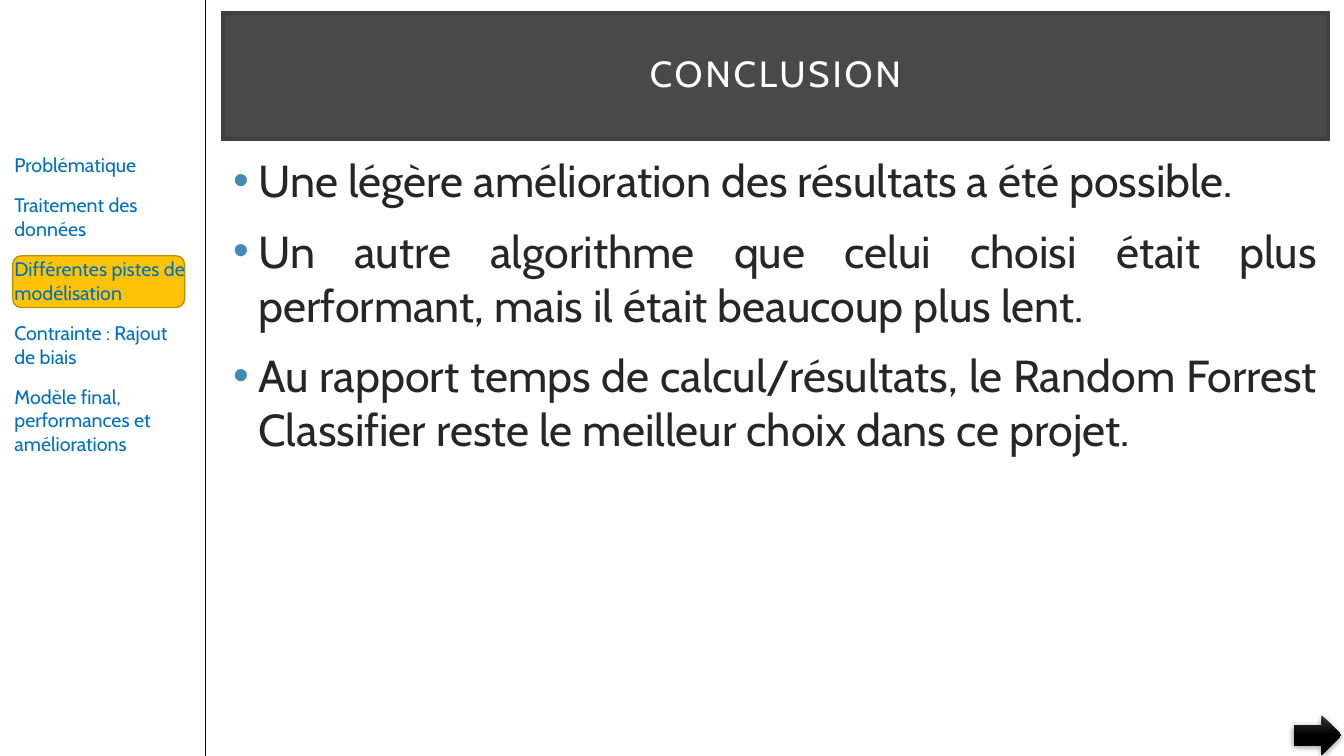
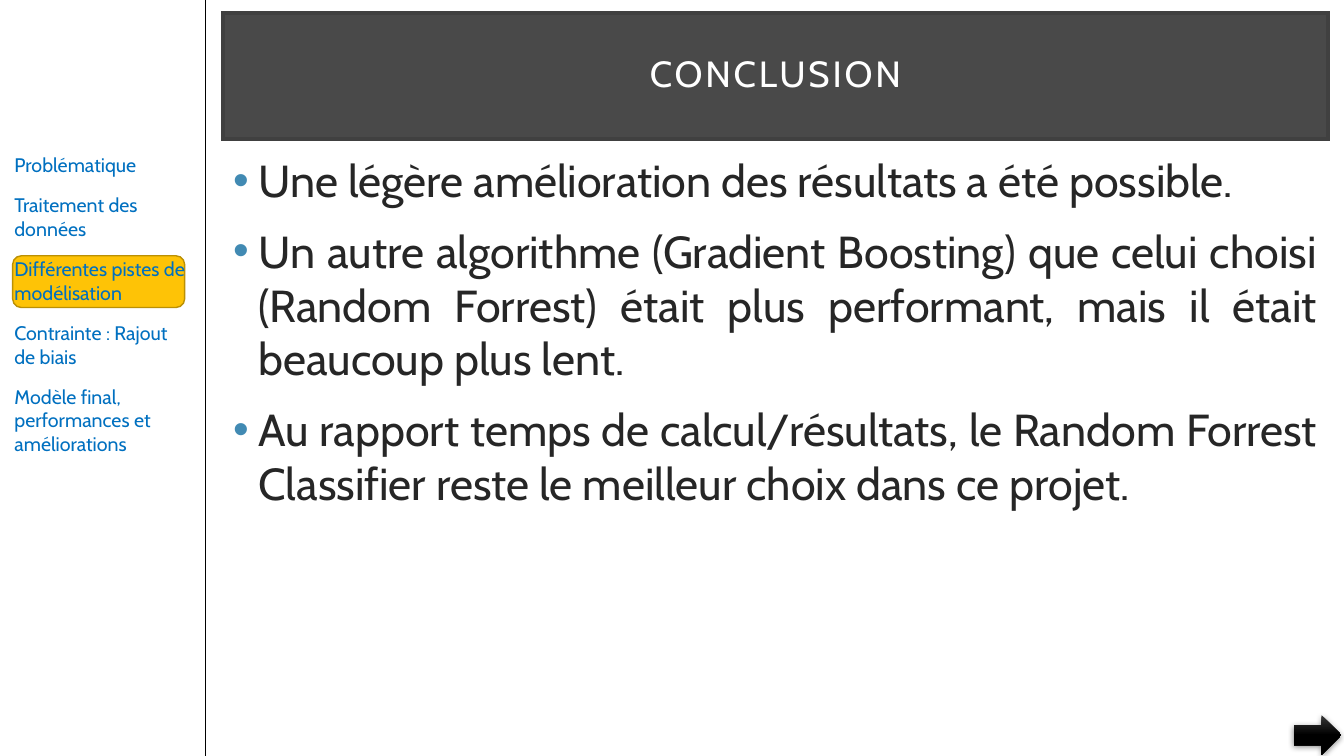
Before and after one commit to pfroide/python, a slide deck: slide 37 of Projet_5/p5.pptx. Drawn at 1344x756 pixels with LibreOffice and Linux fonts; fonts in the diff are those of the drawing. Boxes give left, top, right and bottom in pixels: in the first picture for what was removed or moved away, otherwise in the second. Text is boxed around its words. In the diff, an @@ line names an element or a change of style, - is before the commit and + after.

```diff
--- a/Projet_5/p5.pptx
+++ b/Projet_5/p5.pptx
@@ text at (258, 234, 1317, 386): text changed @@
-• Un autre algorithme que celui choisi était plus performant, mais il était beaucoup plus lent.
+• Un autre algorithme (Gradient Boosting) que celui choisi (Random Forrest) était plus performant, mais il était beaucoup plus lent.
```
Also in this commit, not shown: 15 other slides changed.
